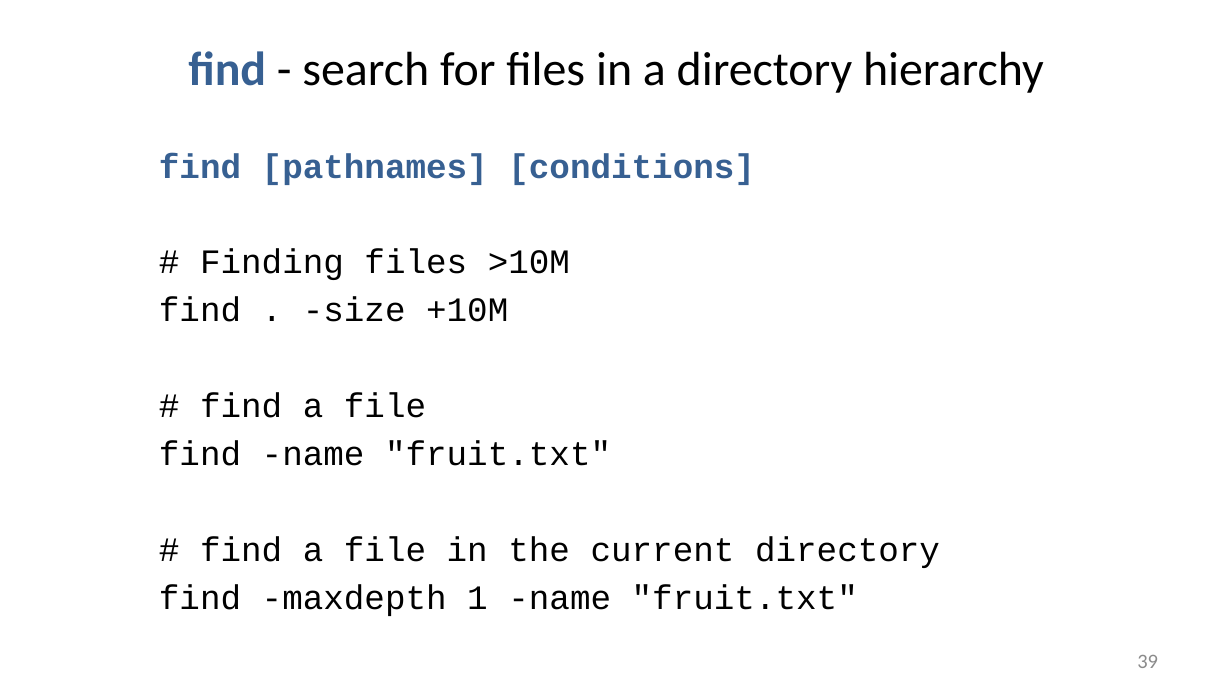
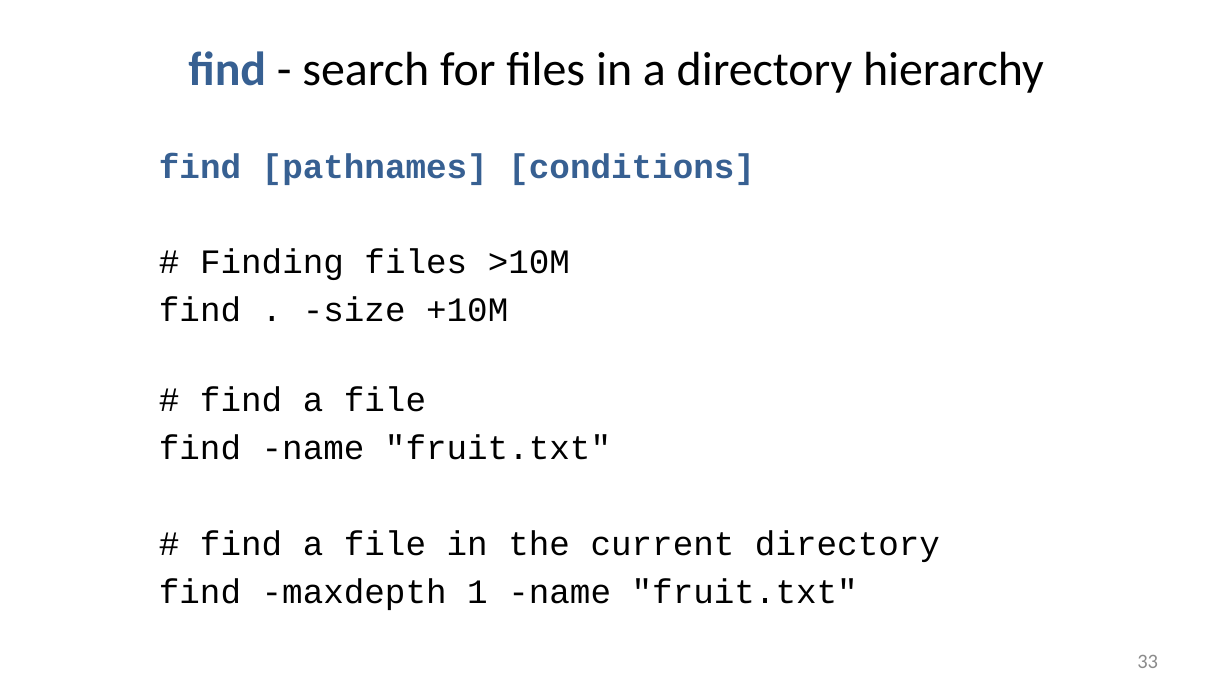
Before and after one commit to liu3zhenlab/teaching, a slide deck: slide 33 of PLPTH813Bioinformatis/2025/1_lecture/lecture02_unix.pptx (slide 39 before the commit). Drawn at 1232x693 pixels with LibreOffice and Linux fonts; fonts in the diff are those of the drawing. Boxes give left, top, right and bottom in pixels: in the first picture for what was removed or moved away, otherwise in the second. Text is boxed around its words. In the diff, an @@ line names an element or a change of style, - is before the commit and + after.

```diff
--- a/PLPTH813Bioinformatis/2025/1_lecture/lecture02_unix.pptx
+++ b/PLPTH813Bioinformatis/2025/1_lecture/lecture02_unix.pptx
@@ text added at [159,386,940,610], 20 pt, text #000000 @@
+# find a file
+find -name "fruit.txt"
+# find a file in the current directory
+find -maxdepth 1 -name "fruit.txt"
@@ text at [159,392,940,616]: paragraphs removed @@
-# find a file
-find -name "fruit.txt"
-# find a file in the current directory
-find -maxdepth 1 -name "fruit.txt"
@@ page number at [1137,655,1158,668]: text changed @@
-39
+33
```
Also in this commit, not shown: 3 other slides changed, 6 slides removed, 1 other file.
